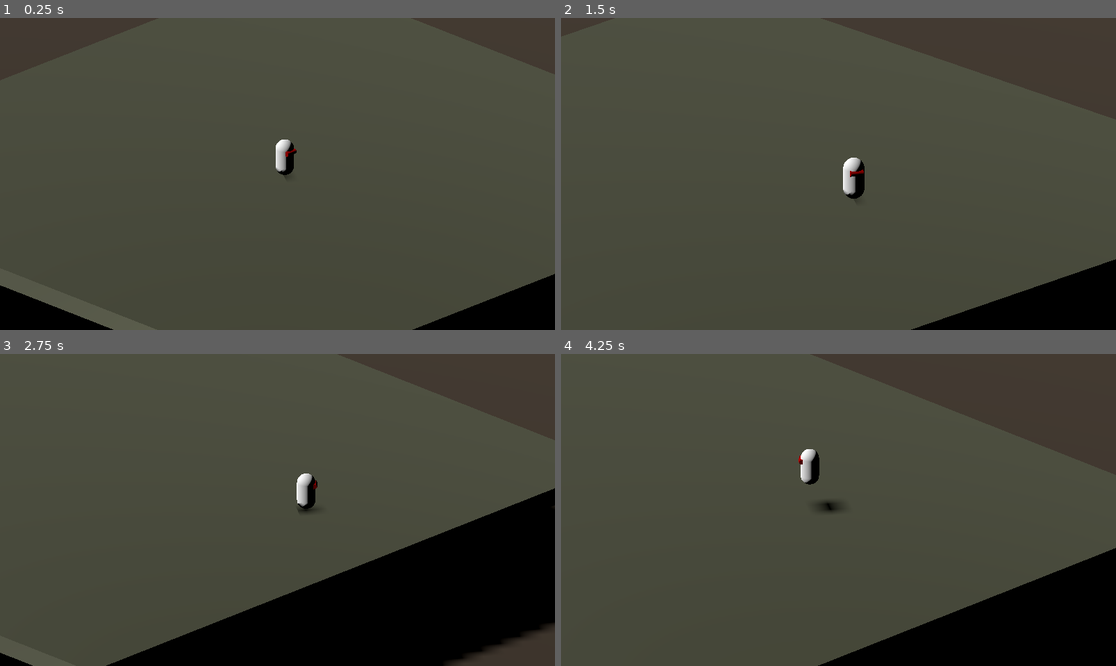
Above: before the commit, frames 1-4 (two rows, left to right).
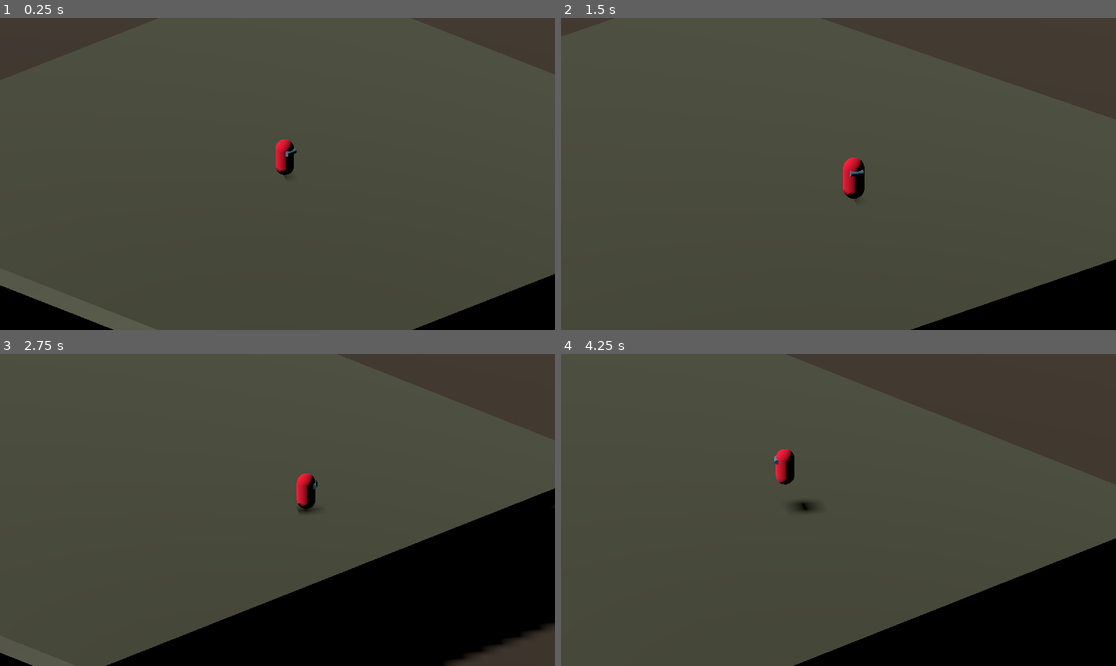
Above: after the commit, the same moments.

Repository: OLIWAPUNK/WSKAZEM
Game: Godot game, scene res://Scenes/DebugWorld.tscn
Two runs of this game, one before a commit and one after it. Both use one fixed random seed, a clock stepped at 60 frames per second and the inputs below.
Inputs (mouse positions are in pixels of both pictures, inside the frame that each line leads up to):
- Up to frame 1 (0.25 s): no input
- Up to frame 2 (1.5 s): move the mouse to (960, 158) at 0.52 s; hold D (right) 0.53-1.28 s; tap Middle mouse button (recenter_camera, bound only after the … at 0.6 s; tap Space (jump) at 0.77 s; move the mouse to (727, 189) at 1.27 s; hold S (down) from 1.28 s (still down); tap Mouse wheel up (zoom_in) at 1.35 s
- Up to frame 3 (2.75 s): tap Space (jump) at 1.52 s; tap Middle mouse button (recenter_camera, bound only after the … at 1.55, 2.3 s; move the mouse to (333, 441) at 2.02 s; release S (down) at 2.03 s; hold D (right) from 2.03 s (still down); tap Mouse wheel down (zoom_out) at 2.1 s
- Up to frame 4 (4.25 s): move the mouse to (810, 572) at 2.77 s; release D (right) at 2.78 s; hold W (up) 2.78-3.53 s; tap Middle mouse button (recenter_camera, bound only after the … at 2.85, 3.6 s; tap Space (jump) at 3.02, 3.77 s; move the mouse to (1005, 556) at 3.52 s; hold A (left) from 3.53 s (still down)

The runs differ from the first frame. In frame 1, 0.2% of the frame differs, in the area x 49-54%, y 38-50%; in frame 2, 0.3%; in frame 3, 0.2%; in frame 4, 2.6%, in the area x 38-100%, y 30-100%.

Commit message:
edge scrolling

Diff:
--- a/Scenes/DebugWorld.tscn
+++ b/Scenes/DebugWorld.tscn
@@ -22,11 +22,12 @@
 [sub_resource type="CapsuleMesh" id="CapsuleMesh_5cjrv"]
 
 [sub_resource type="StandardMaterial3D" id="StandardMaterial3D_qvuqh"]
+albedo_color = Color(0.98439115, 0, 0.19523877, 1)
 
 [sub_resource type="CylinderMesh" id="CylinderMesh_5cjrv"]
 
 [sub_resource type="StandardMaterial3D" id="StandardMaterial3D_j0p05"]
-albedo_color = Color(1, 0, 0, 1)
+albedo_color = Color(0.560584, 0.80291694, 0.98090667, 1)
 metallic = 1.0
 
 [node name="DebugWorld" type="Node3D"]
--- a/Scripts/Camera.gd
+++ b/Scripts/Camera.gd
@@ -1,23 +1,28 @@
 extends Camera3D
 
 @export var TARGET: Node3D
-@export var DIAGONAL_OFFSET = 16
-@export var FOLLOW_SPEED = 5
+@export var DIAGONAL_OFFSET := 16
+@export var FOLLOW_SPEED := 5
 
-@export var ZOOM_SPEED = 10
+@export var ZOOM_SPEED := 10
 @export var ZOOM_FACTOR := 1.2
+
 @export var MIN_SIZE := 20.0
 @export var MAX_SIZE := 50.0
 
-@export var MIN_ROTATION = -40
-@export var MAX_ROTATION = -15
+@export var MIN_ROTATION := -40
+@export var MAX_ROTATION := -15
 
-@export var MIN_ZOOM_POSSITON_OFFSET = -10
-@export var MAX_ZOOM_POSITION_OFFSET = 10
+@export var MIN_ZOOM_POSSITON_OFFSET := -10
+@export var MAX_ZOOM_POSITION_OFFSET := 10
+
+@export var EDGE_THRESHOLD := 0.2
+@export var EDGE_MOVE_SPEED := Vector2(.5, 1.5)
 
 var target_size := 0.0
 var target_rot := 0.0
 var zoom_position_offset := 0
+var edge_move_offset := Vector3.ZERO
 
 func _ready():
 	target_size = size
@@ -33,19 +38,34 @@
 
 	size = lerp(size, target_size, delta * ZOOM_SPEED)
 
-	var t = Util.normalize(target_size, MIN_SIZE, MAX_SIZE)
+	var size_normalized_inverted = 1.0 - Util.normalize(target_size, MIN_SIZE, MAX_SIZE)
 
-	target_rot = lerp(MIN_ROTATION, MAX_ROTATION, 1.0 - t)
+	target_rot = lerp(MIN_ROTATION, MAX_ROTATION, size_normalized_inverted)
 	rotation_degrees.x = lerp(rotation_degrees.x, target_rot, delta * ZOOM_SPEED)
 
-	zoom_position_offset = lerp(MIN_ZOOM_POSSITON_OFFSET, MAX_ZOOM_POSITION_OFFSET, 1.0 - t)
+	if TARGET:
+		var mouse_position = Util.get_mouse_position_normalized(get_viewport()) - Vector2(0.5, 0.5)
+		var dir := Vector3.ZERO
+		if abs(mouse_position.x) > 0.5 - EDGE_THRESHOLD:
+			dir.x = (abs(mouse_position.x) - EDGE_THRESHOLD) * sign(mouse_position.x) * EDGE_MOVE_SPEED.x
+		if abs(mouse_position.y) > 0.5 - EDGE_THRESHOLD:
+			dir.z = (abs(-mouse_position.y) - EDGE_THRESHOLD) * -sign(mouse_position.y) * EDGE_MOVE_SPEED.y
 
-	if TARGET:
+		var world_dir = dir.clamp(Vector3(-2, 0, -2), Vector3(2, 0, 2)).rotated(Vector3.UP, -rotation.y)
+		var world_speed = world_dir.length()
+		edge_move_offset += world_dir.normalized() * world_speed
+		edge_move_offset = Util.clamp_to_sphere(edge_move_offset, 3)
+
+		if Input.is_action_just_pressed("recenter_camera"):
+			edge_move_offset = Vector3.ZERO
+
+		zoom_position_offset = lerp(MIN_ZOOM_POSSITON_OFFSET, MAX_ZOOM_POSITION_OFFSET, size_normalized_inverted)
+
 		global_position.x = lerp(global_position.x,
-								 TARGET.global_position.x - DIAGONAL_OFFSET - zoom_position_offset,
+								 TARGET.global_position.x - DIAGONAL_OFFSET - zoom_position_offset + edge_move_offset.x,
 								 FOLLOW_SPEED * delta)
 		global_position.z = lerp(global_position.z,
-								 TARGET.global_position.z + DIAGONAL_OFFSET + zoom_position_offset,
+								 TARGET.global_position.z + DIAGONAL_OFFSET + zoom_position_offset - edge_move_offset.z,
 								FOLLOW_SPEED * delta)
 		global_position.y = lerp(global_position.y,
 								 clamp(global_position.y - zoom_position_offset * .2, 12.0, 15.0),
--- a/Scripts/Util.gd
+++ b/Scripts/Util.gd
@@ -1,4 +1,20 @@
 class_name Util
 
-static func normalize(value, min, max):
-	return (value - min) / (max - min)
+static func normalize(value, _min, _max):
+	return (value - _min) / (_max - _min)
+
+static func get_mouse_position_normalized(viewport: Viewport):
+	var screen_size = viewport.get_visible_rect().size
+	var mouse_position = viewport.get_mouse_position()
+	mouse_position.x = clamp(Util.normalize(mouse_position.x, 0, screen_size.x), 0.0, 1.0)
+	mouse_position.y = clamp(Util.normalize(mouse_position.y, 0, screen_size.y), 0.0, 1.0)
+
+	return mouse_position
+
+static func clamp_to_sphere(vec: Vector3, radius: float):
+	var m = vec.length()
+
+	if m > radius:
+		return vec / m * radius
+	else:
+		return vec
--- a/project.godot
+++ b/project.godot
@@ -13,10 +13,6 @@
 config/name="Wskazem"
 run/main_scene="res://Scenes/DebugWorld.tscn"
 config/features=PackedStringArray("4.5", "Forward Plus")
-
-[display]
-
-window/size/mode=3
 
 [editor_plugins]
 
@@ -63,3 +59,8 @@
 "events": [Object(InputEventMouseButton,"resource_local_to_scene":false,"resource_name":"","device":-1,"window_id":0,"a …(258 unchanged characters)…
 ]
 }
+recenter_camera={
+"deadzone": 0.2,
+"events": [Object(InputEventMouseButton,"resource_local_to_scene":false,"resource_name":"","device":-1,"window_id":0,"alt_pressed":false,"shift_pressed":false,"ctrl_pressed":false,"meta_pressed":false,"button_mask":4,"position":Vector2(112, 2),"global_position":Vector2(121, 50),"factor":1.0,"button_index":3,"canceled":false,"pressed":true,"double_click":false,"script":null)
+]
+}
